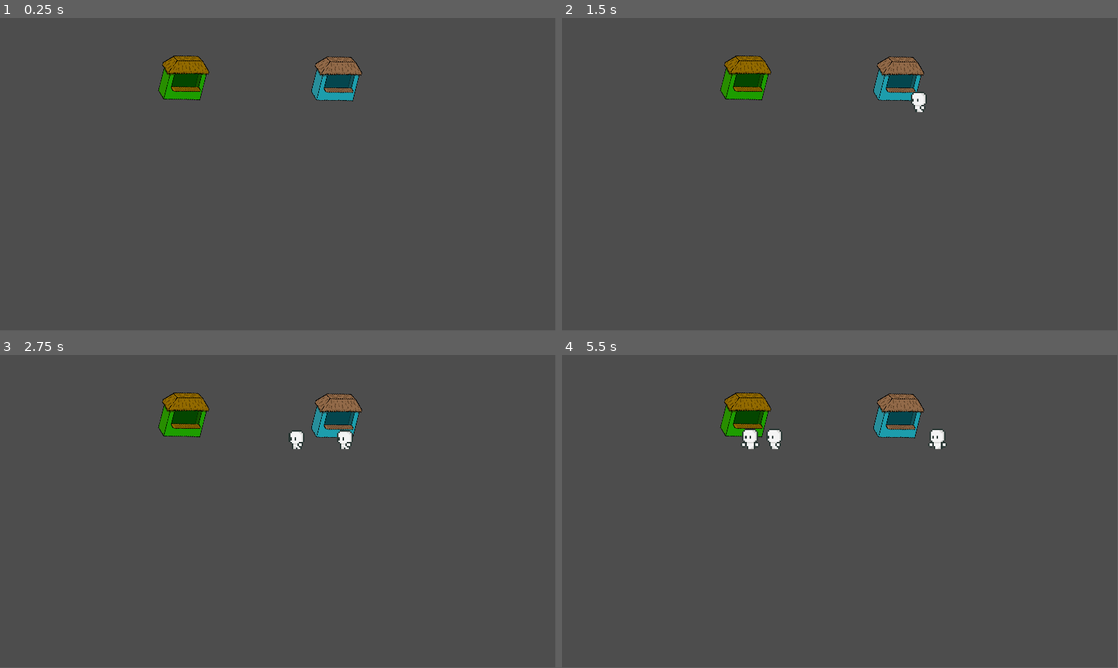
Above: before the commit, frames 1-4 (two rows, left to right).
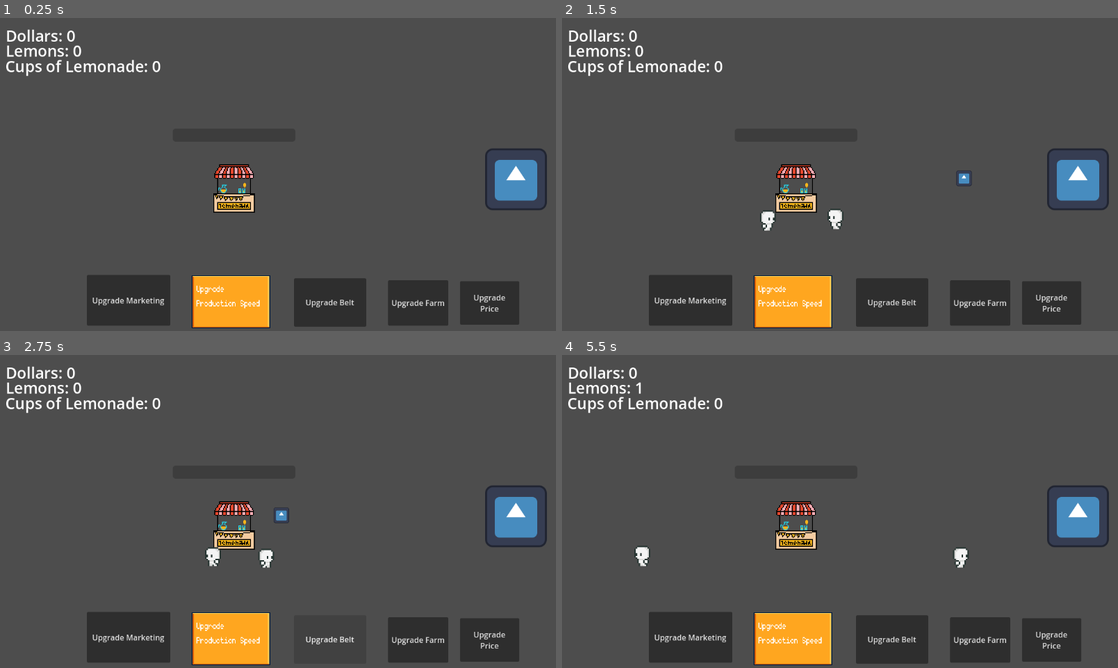
Above: after the commit, the same moments.

Repository: Jrees98/GMTK24
Game: Godot game, scene res://Scenes/main.tscn
Same seed, same stepped clock (60 frames per second), same inputs: the game is played once before the commit and once after it. Before the commit the project has no main scene; this scene is started directly in both runs. The engine's default icon, where the game draws it, is replaced by a stand-in: a white triangle on a blue panel in a dark square.
Inputs (mouse positions are in pixels of both pictures, inside the frame that each line leads up to):
- Up to frame 1 (0.25 s): no input
- Up to frame 2 (1.5 s): click (689, 299) at 0.5 s, where only the run after the commit has a clickable "Upgrade Marketing"; click (795, 299) at 1.27 s
- Up to frame 3 (2.75 s): click (328, 639) at 2 s, where only the run after the commit has a clickable "Upgrade Belt"
- Up to frame 4 (5.5 s): click (979, 639) at 2.75 s, where only the run after the commit has a clickable "Upgrade Farm"; click (1051, 639) at 3.5 s, where only the run after the commit has a clickable "Upgrade Price"; click (689, 636) at 4.25 s, where only the run after the commit has a clickable "Upgrade Marketing"; click (795, 636) at 5.02 s
In our replay, the window is 799x449 before the commit and 800x450 after it. These sizes can differ from the game's own. Grey fills any space a smaller window leaves; there, only what the larger window draws over its background counts as a difference.

The runs differ from the first frame. In frame 1, 15% of the frame differs, in the area x 1-99%, y 3-100%; in frame 2, 15%; in frame 3, 13%; in frame 4, 15%.

Commit message:
add button upgrades

Diff:
--- /dev/null
+++ b/Scenes/exit_area.gd
@@ -0,0 +1,5 @@
+extends Area2D
+
+
+func _on_body_entered(body):
+	body.queue_free()
--- /dev/null
+++ b/Scenes/exit_area.tscn
@@ -0,0 +1,15 @@
+[gd_scene load_steps=3 format=3 uid="uid://cp2poy83r85ie"]
+
+[ext_resource type="Script" path="res://Scenes/exit_area.gd" id="1_udx1s"]
+
+[sub_resource type="RectangleShape2D" id="RectangleShape2D_thqv3"]
+size = Vector2(20, 324)
+
+[node name="ExitArea" type="Area2D"]
+script = ExtResource("1_udx1s")
+
+[node name="CollisionShape2D" type="CollisionShape2D" parent="."]
+position = Vector2(0, 6)
+shape = SubResource("RectangleShape2D_thqv3")
+
+[connection signal="body_entered" from="." to="." method="_on_body_entered"]
--- /dev/null
+++ b/Scenes/lemon.tscn
@@ -0,0 +1,20 @@
+[gd_scene load_steps=4 format=3 uid="uid://c7kscss2r270d"]
+
+[ext_resource type="Script" path="res://Scripts/lemon.gd" id="1_7v2yw"]
+[ext_resource type="Texture2D" uid="uid://cdaeg3t1gxjqk" path="res://icon.svg" id="1_l4mg6"]
+
+[sub_resource type="CircleShape2D" id="CircleShape2D_wqxfl"]
+radius = 18.2483
+
+[node name="Lemon" type="RigidBody2D"]
+collision_mask = 0
+gravity_scale = 1.66533e-16
+script = ExtResource("1_7v2yw")
+
+[node name="Sprite2D" type="Sprite2D" parent="."]
+scale = Vector2(0.25, 0.25)
+texture = ExtResource("1_l4mg6")
+
+[node name="CollisionShape2D" type="CollisionShape2D" parent="."]
+position = Vector2(0, 1)
+shape = SubResource("CircleShape2D_wqxfl")
--- /dev/null
+++ b/Scenes/lemon_farm.tscn
@@ -0,0 +1,18 @@
+[gd_scene load_steps=4 format=3 uid="uid://cyfqphb3fgxvn"]
+
+[ext_resource type="Script" path="res://Scripts/lemon_farm.gd" id="1_6e1y3"]
+[ext_resource type="Texture2D" uid="uid://cdaeg3t1gxjqk" path="res://icon.svg" id="1_66c0v"]
+[ext_resource type="PackedScene" uid="uid://c7kscss2r270d" path="res://Scenes/lemon.tscn" id="2_r6bbj"]
+
+[node name="LemonFarm" type="Marker2D"]
+script = ExtResource("1_6e1y3")
+lemon_scene = ExtResource("2_r6bbj")
+
+[node name="Sprite2D" type="Sprite2D" parent="."]
+position = Vector2(143, 2)
+texture = ExtResource("1_66c0v")
+
+[node name="Spawn_rate" type="Timer" parent="."]
+autostart = true
+
+[connection signal="timeout" from="Spawn_rate" to="." method="_on_spawn_rate_timeout"]
--- a/Scenes/lemonade_stand.tscn
+++ b/Scenes/lemonade_stand.tscn
@@ -1,20 +1,19 @@
 [gd_scene load_steps=4 format=3 uid="uid://cl37ty27tb2pv"]
 
-[ext_resource type="Script" path="res://lemonade_stand.gd" id="1_nh5c7"]
-[ext_resource type="Texture2D" uid="uid://dw7gj8lyxclgq" path="res://Assets/shop.png" id="1_radfc"]
+[ext_resource type="Script" path="res://Scripts/lemonade_stand.gd" id="1_fjbmc"]
+[ext_resource type="Texture2D" uid="uid://bk8u0vw5s4mf3" path="res://Assets/Untitled 8.png" id="2_pkx0e"]
 
 [sub_resource type="RectangleShape2D" id="RectangleShape2D_8l4bb"]
-size = Vector2(40.5, 26.5)
+size = Vector2(16, 97)
 
 [node name="LemonadeStand" type="Area2D"]
-script = ExtResource("1_nh5c7")
+script = ExtResource("1_fjbmc")
 
 [node name="Sprite2D" type="Sprite2D" parent="."]
-rotation = 0.248443
-texture = ExtResource("1_radfc")
+texture = ExtResource("2_pkx0e")
 
 [node name="CollisionShape2D" type="CollisionShape2D" parent="."]
-position = Vector2(-33.25, 51.75)
+position = Vector2(-1, 6.5)
 shape = SubResource("RectangleShape2D_8l4bb")
 
 [connection signal="body_entered" from="." to="." method="_on_body_entered"]
--- a/Scenes/main.tscn
+++ b/Scenes/main.tscn
@@ -1,37 +1,158 @@
-[gd_scene load_steps=5 format=3 uid="uid://b48k7ome4d88h"]
+[gd_scene load_steps=17 format=3 uid="uid://b48k7ome4d88h"]
 
 [ext_resource type="PackedScene" uid="uid://cl37ty27tb2pv" path="res://Scenes/lemonade_stand.tscn" id="1_433fu"]
 [ext_resource type="Script" path="res://Scripts/main.gd" id="1_yitt0"]
+[ext_resource type="Texture2D" uid="uid://bdvnq5fl8fp6o" path="res://Assets/UI_Flat_Frame_02_Standard.png" id="2_bsgrd"]
+[ext_resource type="FontFile" uid="uid://byp1sa2n5wlp0" path="res://Assets/monogram.ttf" id="3_g4lge"]
+[ext_resource type="PackedScene" uid="uid://cyfqphb3fgxvn" path="res://Scenes/lemon_farm.tscn" id="4_a0t54"]
 [ext_resource type="PackedScene" uid="uid://c5jraoq5jrtmo" path="res://Scenes/spawner.tscn" id="4_ix7xf"]
+[ext_resource type="PackedScene" uid="uid://cp2poy83r85ie" path="res://Scenes/exit_area.tscn" id="7_u6c5t"]
 
-[sub_resource type="RectangleShape2D" id="RectangleShape2D_sxhnx"]
-size = Vector2(20, 159)
+[sub_resource type="StyleBoxEmpty" id="StyleBoxEmpty_a6mtt"]
 
-[node name="Main" type="Node2D"]
+[sub_resource type="StyleBoxEmpty" id="StyleBoxEmpty_tkki7"]
+
+[sub_resource type="StyleBoxEmpty" id="StyleBoxEmpty_detef"]
+
+[sub_resource type="StyleBoxEmpty" id="StyleBoxEmpty_pokru"]
+
+[sub_resource type="StyleBoxEmpty" id="StyleBoxEmpty_2kkui"]
+
+[sub_resource type="StyleBoxEmpty" id="StyleBoxEmpty_4alx1"]
+
+[sub_resource type="StyleBoxEmpty" id="StyleBoxEmpty_ryoal"]
+
+[sub_resource type="StyleBoxEmpty" id="StyleBoxEmpty_ujmu8"]
+
+[sub_resource type="StyleBoxEmpty" id="StyleBoxEmpty_v4mw8"]
+
+[node name="Main" type="Node2D" groups=["customers", "lemons"]]
 script = ExtResource("1_yitt0")
 
-[node name="NeighborStand" parent="." instance=ExtResource("1_433fu")]
-modulate = Color(1, 1, 0, 1)
-self_modulate = Color(0.145098, 0.0941176, 0.894118, 1)
-position = Vector2(-184, -205)
-stop_chance = 80
-
 [node name="YourStand" parent="." instance=ExtResource("1_433fu")]
-position = Vector2(133, -203)
-stop_chance = 30
-
-[node name="Camera2D" type="Camera2D" parent="."]
-position = Vector2(-1, 0)
-zoom = Vector2(2, 2)
+position = Vector2(486, 345)
+scale = Vector2(2, 2)
+stop_chance = 100
 
 [node name="Spawner" parent="." instance=ExtResource("4_ix7xf")]
-position = Vector2(212, -150)
+position = Vector2(615, 416)
 
-[node name="ExitArea" type="Area2D" parent="."]
-position = Vector2(-130, 7)
+[node name="Spawner2" parent="." instance=ExtResource("4_ix7xf")]
+position = Vector2(378, 419)
+move_right = true
 
-[node name="CollisionShape2D" type="CollisionShape2D" parent="ExitArea"]
-position = Vector2(-488, -69)
-shape = SubResource("RectangleShape2D_sxhnx")
+[node name="LemonFarm" parent="." instance=ExtResource("4_a0t54")]
+position = Vector2(926, 332)
 
-[connection signal="body_entered" from="ExitArea" to="." method="_on_exit_area_body_entered"]
+[node name="Dollars" type="Label" parent="."]
+offset_left = 12.0
+offset_top = 14.0
+offset_right = 67.0
+offset_bottom = 37.0
+theme_override_font_sizes/font_size = 32
+text = "Dollars"
+
+[node name="Lemons" type="Label" parent="."]
+offset_left = 12.0
+offset_top = 45.0
+offset_right = 73.0
+offset_bottom = 68.0
+theme_override_font_sizes/font_size = 32
+text = "Lemons"
+
+[node name="Lemonade" type="Label" parent="."]
+offset_left = 11.0
+offset_top = 77.0
+offset_right = 155.0
+offset_bottom = 100.0
+theme_override_font_sizes/font_size = 32
+text = "Cups of Lemonade"
+
+[node name="ExitArea" parent="." instance=ExtResource("7_u6c5t")]
+position = Vector2(-42, 413)
+
+[node name="ExitArea2" parent="." instance=ExtResource("7_u6c5t")]
+position = Vector2(1200, 448)
+
+[node name="ProgressBar" type="ProgressBar" parent="."]
+offset_left = 358.0
+offset_top = 229.0
+offset_right = 612.0
+offset_bottom = 256.0
+rounded = true
+show_percentage = false
+
+[node name="lemonade_timer" type="Timer" parent="ProgressBar"]
+
+[node name="check_lemons" type="Timer" parent="."]
+wait_time = 0.1
+autostart = true
+
+[node name="UpgradeMarketing" type="Button" parent="."]
+offset_left = 180.0
+offset_top = 532.0
+offset_right = 353.0
+offset_bottom = 637.0
+text = "Upgrade Marketing"
+
+[node name="UpgradeLemonadeProduction" type="Button" parent="."]
+offset_left = 396.0
+offset_top = 531.0
+offset_right = 564.0
+offset_bottom = 642.0
+theme_override_styles/normal = SubResource("StyleBoxEmpty_a6mtt")
+theme_override_styles/hover = SubResource("StyleBoxEmpty_tkki7")
+theme_override_styles/pressed = SubResource("StyleBoxEmpty_detef")
+theme_override_styles/disabled = SubResource("StyleBoxEmpty_pokru")
+theme_override_styles/focus = SubResource("StyleBoxEmpty_2kkui")
+
+[node name="Sprite2D" type="Sprite2D" parent="UpgradeLemonadeProduction"]
+position = Vector2(82.5, 56.5)
+scale = Vector2(1.69792, 1.13542)
+texture = ExtResource("2_bsgrd")
+
+[node name="Label" type="Label" parent="UpgradeLemonadeProduction/Sprite2D"]
+offset_left = -41.5215
+offset_top = -35.6697
+offset_right = 54.4785
+offset_bottom = 13.3303
+scale = Vector2(0.809711, 1.64751)
+theme_override_fonts/font = ExtResource("3_g4lge")
+text = "Upgrade
+Production Speed
+"
+
+[node name="UpgradeBelt" type="Button" parent="."]
+offset_left = 609.0
+offset_top = 539.0
+offset_right = 759.0
+offset_bottom = 639.0
+theme_override_styles/pressed = SubResource("StyleBoxEmpty_4alx1")
+theme_override_styles/disabled = SubResource("StyleBoxEmpty_ryoal")
+theme_override_styles/focus = SubResource("StyleBoxEmpty_ujmu8")
+text = "Upgrade Belt"
+
+[node name="UpgradeFarm" type="Button" parent="."]
+offset_left = 804.0
+offset_top = 543.0
+offset_right = 929.0
+offset_bottom = 637.0
+theme_override_styles/focus = SubResource("StyleBoxEmpty_v4mw8")
+text = "Upgrade Farm"
+
+[node name="UpgradePrice" type="Button" parent="."]
+offset_left = 953.0
+offset_top = 545.0
+offset_right = 1076.0
+offset_bottom = 635.0
+text = "Upgrade
+Price"
+
+[connection signal="lemon_entered" from="YourStand" to="." method="_on_your_stand_lemon_entered"]
+[connection signal="timeout" from="ProgressBar/lemonade_timer" to="." method="_on_lemonade_timer_timeout"]
+[connection signal="timeout" from="check_lemons" to="." method="_on_check_lemons_timeout"]
+[connection signal="pressed" from="UpgradeMarketing" to="." method="_on_upgrade_marketing_pressed"]
+[connection signal="pressed" from="UpgradeLemonadeProduction" to="." method="_on_upgrade_lemonade_production_pressed"]
+[connection signal="pressed" from="UpgradeBelt" to="." method="_on_upgrade_belt_pressed"]
+[connection signal="pressed" from="UpgradeFarm" to="." method="_on_upgrade_farm_pressed"]
+[connection signal="pressed" from="UpgradePrice" to="." method="_on_upgrade_price_pressed"]
--- a/Scenes/spawner.tscn
+++ b/Scenes/spawner.tscn
@@ -1,10 +1,10 @@
 [gd_scene load_steps=3 format=3 uid="uid://c5jraoq5jrtmo"]
 
-[ext_resource type="Script" path="res://Scenes/spawner.gd" id="1_hqu1j"]
+[ext_resource type="Script" path="res://Scripts/spawner.gd" id="1_po47d"]
 [ext_resource type="PackedScene" uid="uid://dt1lpyyp3t26g" path="res://Scenes/customer.tscn" id="2_uvomi"]
 
 [node name="Spawner" type="Marker2D"]
-script = ExtResource("1_hqu1j")
+script = ExtResource("1_po47d")
 customer_scene = ExtResource("2_uvomi")
 
 [node name="spawner_timer" type="Timer" parent="."]
--- a/Scripts/Global.gd
+++ b/Scripts/Global.gd
@@ -1,6 +1,17 @@
 extends Node
 
 var dollars := 0
+
+var storage_capacity := 10
+var lemons_in_stock := 0
+var cups_of_lemonade := 0
+
+var lemonade_production_speed := 1.00
+var customer_spawn_rate := 10.00
+var lemon_spawn_rate = 5.00
+
+var lemon_speed = 200
+var lemonade_cost = 1
 
 # Called when the node enters the scene tree for the first time.
 func _ready():
--- a/Scripts/customer.gd
+++ b/Scripts/customer.gd
@@ -1,18 +1,19 @@
 extends CharacterBody2D
-
-@export var speed = 400
-
+var lemonade_cost = 1
+@export var speed := 0
+var direction = Vector2.ZERO
 var moving : bool
 func _ready():
-	moving = true
+	pass
 
 func _physics_process(delta):
 	if moving:
 		move_forward()
+	lemonade_cost = Global.lemonade_cost
 
 func move_forward():
 	$AnimatedSprite2D.play("walk")
-	velocity.x = -speed
+	velocity.x = direction.x * speed
 	move_and_slide()
 
 func purchase_lemonade():
@@ -20,9 +21,13 @@
 	velocity = Vector2.ZERO
 	$AnimatedSprite2D.play("idle_north")
 	$PurchasedLemonade.start()
-	Global.dollars += 5
+	Global.dollars += lemonade_cost
+	Global.cups_of_lemonade -= 1
 	print(Global.dollars)
 
+func set_direction(dir: Vector2):
+	direction = dir
+	$AnimatedSprite2D.flip_h = direction.x > 0
 
 
 
--- /dev/null
+++ b/Scripts/lemon.gd
@@ -0,0 +1,12 @@
+extends RigidBody2D
+var velocity = Vector2(-1,0)
+var speed = Global.lemon_speed
+
+# Called when the node enters the scene tree for the first time.
+func _ready():
+	pass
+
+
+# Called every frame. 'delta' is the elapsed time since the previous frame.
+func _process(delta):
+	linear_velocity = velocity * speed
--- /dev/null
+++ b/Scripts/lemon_farm.gd
@@ -0,0 +1,18 @@
+extends Marker2D
+@export var lemon_scene: PackedScene
+
+# Called when the node enters the scene tree for the first time.
+func _ready():
+	pass # Replace with function body.
+
+
+# Called every frame. 'delta' is the elapsed time since the previous frame.
+func _process(delta):
+	$Spawn_rate.wait_time = Global.lemon_spawn_rate
+
+
+
+func _on_spawn_rate_timeout():
+	var lemon = lemon_scene.instantiate()
+	add_child(lemon)
+	lemon.add_to_group("lemons")
--- /dev/null
+++ b/Scripts/lemonade_stand.gd
@@ -0,0 +1,13 @@
+extends Area2D
+@export var stop_chance : int
+
+signal lemon_entered
+
+func _on_body_entered(body):
+	if body.is_in_group("customers") and Global.cups_of_lemonade > 0:
+		body.purchase_lemonade()
+
+	if body.is_in_group("lemons"):
+		Global.lemons_in_stock += 1
+		body.queue_free()
+		lemon_entered.emit()
--- a/Scripts/main.gd
+++ b/Scripts/main.gd
@@ -1,15 +1,63 @@
 extends Node2D
 
+var making_lemonade : bool
+var customer_scene = "res://Scenes/customer.tscn"
 
 # Called when the node enters the scene tree for the first time.
 func _ready():
-	pass # Replace with function body.
+	making_lemonade = false
 
 
 # Called every frame. 'delta' is the elapsed time since the previous frame.
 func _process(delta):
-	pass
+	$Dollars.text = "Dollars: " + str(Global.dollars)
+	$Lemons.text = "Lemons: " + str(Global.lemons_in_stock)
+	$Lemonade.text = "Cups of Lemonade: " + str(Global.cups_of_lemonade)
 
 
-func _on_exit_area_body_entered(body):
-	body.queue_free()
+
+
+
+
+
+func _on_lemonade_timer_timeout():
+	if $ProgressBar.value == 100:
+		$ProgressBar/lemonade_timer.stop()
+		Global.cups_of_lemonade += 1
+		$ProgressBar.value = 0
+		making_lemonade = false
+	else:
+		$ProgressBar.value += 50
+
+
+func make_lemonade():
+	making_lemonade = true
+	$ProgressBar/lemonade_timer.start()
+	Global.lemons_in_stock -= 3
+
+
+func _on_check_lemons_timeout():
+	if Global.lemons_in_stock >= 3 and making_lemonade == false:
+		make_lemonade()
+
+func _on_upgrade_belt_pressed():
+	Global.lemon_speed = Global.lemon_speed * 2
+
+
+func _on_upgrade_farm_pressed():
+	Global.lemon_spawn_rate /= 2
+	print(Global.lemon_spawn_rate)
+
+
+func _on_upgrade_marketing_pressed():
+	print(Global.customer_spawn_rate)
+	Global.customer_spawn_rate /= 2
+
+func _on_upgrade_lemonade_production_pressed():
+	$ProgressBar/lemonade_timer.wait_time /= 2
+	print($ProgressBar/lemonade_timer.wait_time)
+
+
+func _on_upgrade_price_pressed():
+	Global.lemonade_cost += 1
+	print(Global.lemonade_cost)
--- a/Scenes/spawner.gd
+++ b/Scripts/spawner.gd
@@ -1,19 +1,25 @@
 extends Marker2D
 
 @export var customer_scene: PackedScene
-
+@export var move_right = false
+var move_direction : int
 # Called when the node enters the scene tree for the first time.
 func _ready():
-	pass # Replace with function body.
+	if move_right:
+		move_direction = 1
+	else:
+		move_direction = -1
 
 
 # Called every frame. 'delta' is the elapsed time since the previous frame.
 func _process(delta):
-	pass
+	$spawner_timer.wait_time = Global.customer_spawn_rate
 
 
 func _on_spawner_timer_timeout():
 	var customer = customer_scene.instantiate()
 	add_child(customer)
+	customer.add_to_group("customers")
+	customer.set_direction(Vector2(move_direction,0))
+	customer.moving = true
 	var random_time_interval = randf_range(1,5)
-	$spawner_timer.wait_time = random_time_interval
--- a/lemonade_stand.gd
+++ /dev/null
@@ -1,8 +0,0 @@
-extends Area2D
-@export var stop_chance : int
-
-
-
-func _on_body_entered(body):
-	if randi() % 100 < int(stop_chance):
-		body.purchase_lemonade()
--- a/project.godot
+++ b/project.godot
@@ -11,6 +11,7 @@
 [application]
 
 config/name="GMTK_2024"
+run/main_scene="res://Scenes/main.tscn"
 config/features=PackedStringArray("4.2", "GL Compatibility")
 config/icon="res://icon.svg"
 
@@ -20,8 +21,7 @@
 
 [display]
 
-window/size/viewport_width=2304
-window/size/viewport_height=1296
+window/stretch/mode="viewport"
 
 [rendering]
 
Binary file added: Assets/UI_Flat_Frame_02_Standard.png
Not shown, added: Assets/UI_Flat_Frame_02_Standard.png.import
Binary file added: Assets/Untitled 3.png
Not shown, added: Assets/Untitled 3.png.import
Binary file added: Assets/Untitled 7.png
Not shown, added: Assets/Untitled 7.png.import
Binary file added: Assets/Untitled 8.png
Not shown, added: Assets/Untitled 8.png.import
Binary file added: Assets/monogram.ttf
Not shown, added: Assets/monogram.ttf.import
Not shown, added: export_presets.cfg
